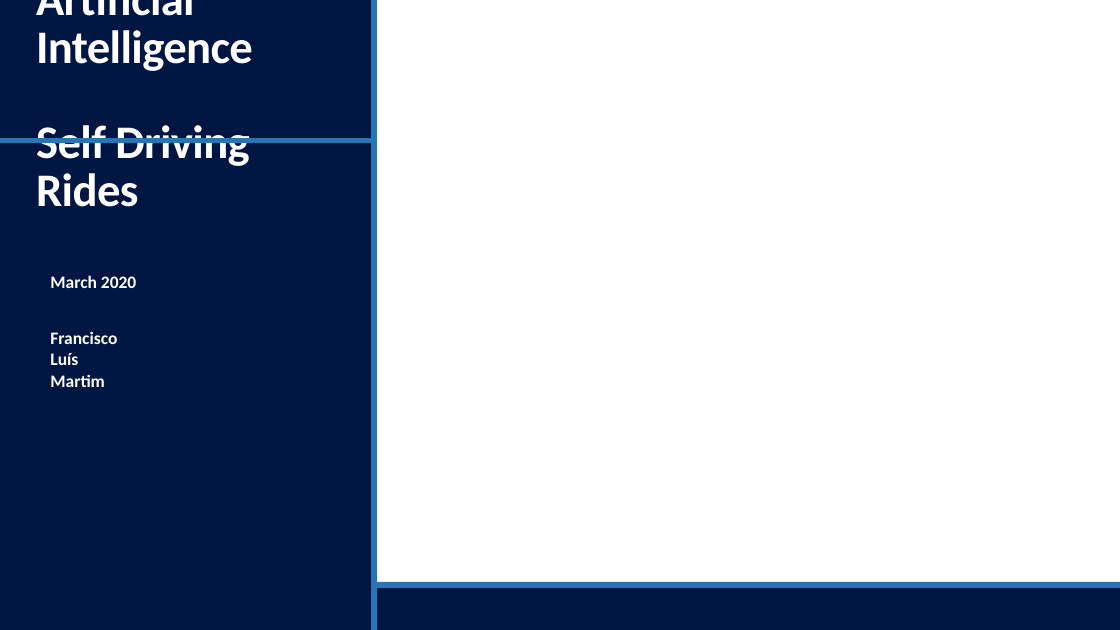
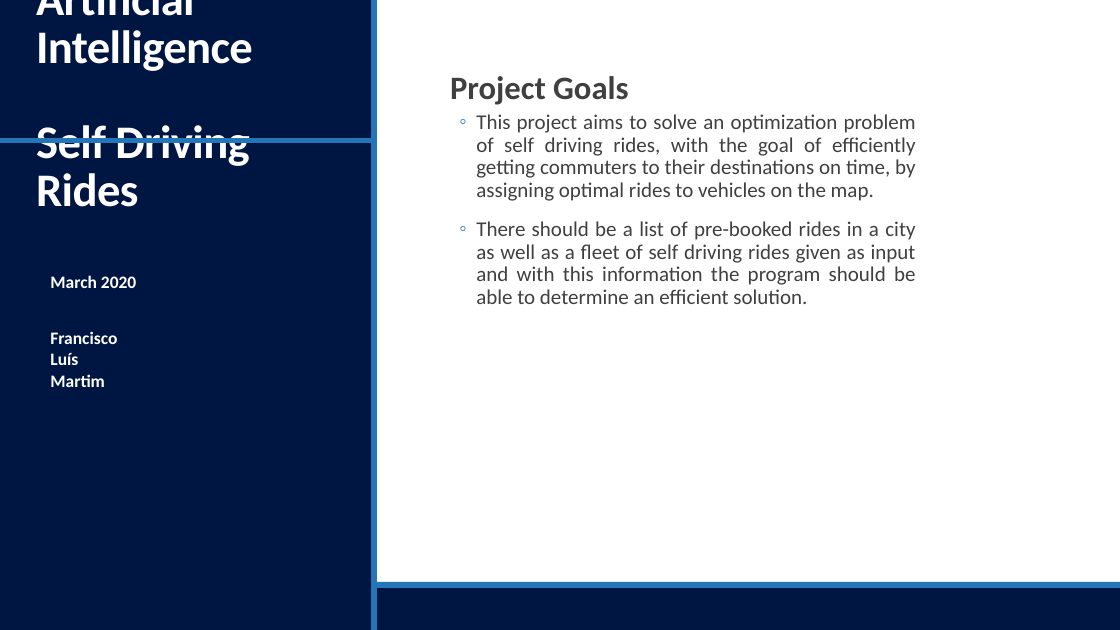
Before and after one commit to motapinto/feup-IART, a slide deck: slide 1 of Projects/P1/doc/IART01.pptx. Drawn at 1120x630 pixels with LibreOffice and Linux fonts; fonts in the diff are those of the drawing. Boxes give left, top, right and bottom in pixels: in the first picture for what was removed or moved away, otherwise in the second. Text is boxed around its words. In the diff, an @@ line names an element or a change of style, - is before the commit and + after.

Commit message:
Powerpoint Progress

```diff
--- a/Projects/P1/doc/IART01.pptx
+++ b/Projects/P1/doc/IART01.pptx
@@ text added at [450,76,916,304], 18 pt, text #404040 @@
+  Project Goals
+  ◦ This project aims to solve an optimization problem of self driving rides, with the goal of efficiently getting commuters to their destinations on time, by assigning optimal rides to vehicles on the map.
+  ◦ There should be a list of pre-booked rides in a city as well as a fleet of self driving rides given as input and with this information the program should be able to determine an efficient solution.
```
